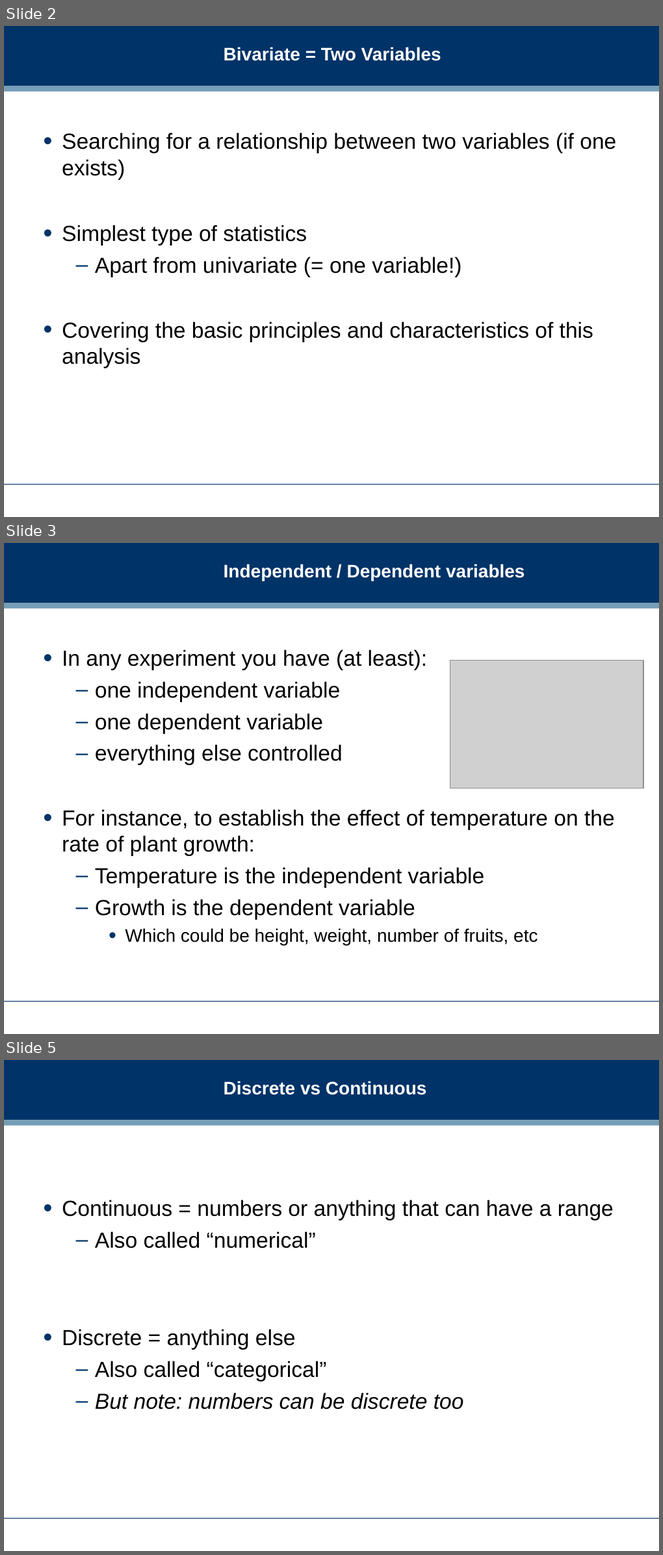
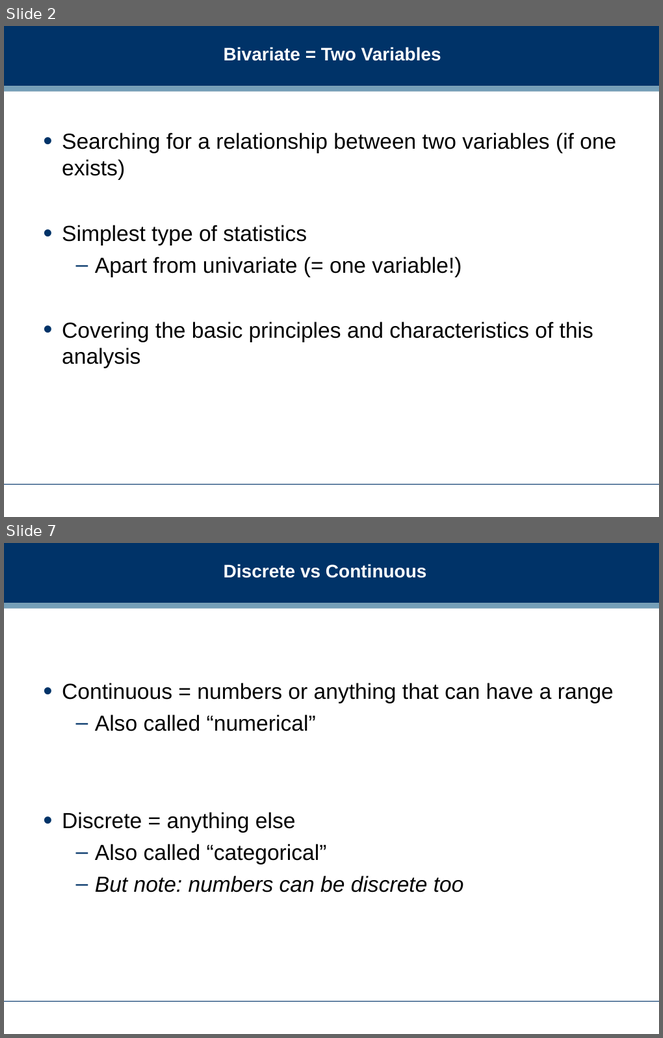
Before and after one commit to dreamind/ix, a slide deck: lectures/making-sense-data/bivariate-analysis.ppt. Shown one above the other, each under a label of ours: slides 2, 3 and 5 before the commit, slides 2 and 7 after it; the slides between them are not shown. The pictures are 663x1555 and 663x1038 pixels, drawn with LibreOffice and Linux fonts; fonts in the diff are those of the drawing; grey boxes stand for pictures; background and template pictures are left out. Boxes give left, top, right and bottom in pixels: in the first picture for what was removed or moved away, otherwise in the second. Text is boxed around its words. In the diff, an @@ line names an element or a change of style, - is before the commit and + after.

```diff
--- a/lectures/making-sense-data/bivariate-analysis.ppt
+++ b/lectures/making-sense-data/bivariate-analysis.ppt
@@ slide 3 removed at [4, 543, 659, 1034], background #FFFFFF; not listed: 3 template elements that a slide beside it also shows @@
@@ title removed at [224, 564, 525, 581] @@
-Independent / Dependent variables
@@ text removed at [62, 650, 615, 946] @@
-• In any experiment you have (at least):
-  – one independent variable
-  – one dependent variable
-  – everything else controlled
-• For instance, to establish the effect of temperature on the rate of plant growth:
-  – Temperature is the independent variable
-  – Growth is the dependent variable
-    • Which could be height, weight, number of fruits, etc
@@ picture removed at [450, 660, 644, 789] @@
@@ what was slide 5 is now slide 7 @@
```
Also in this commit, not shown: 9 slides changed, 4 slides added, 2 other slides removed.
